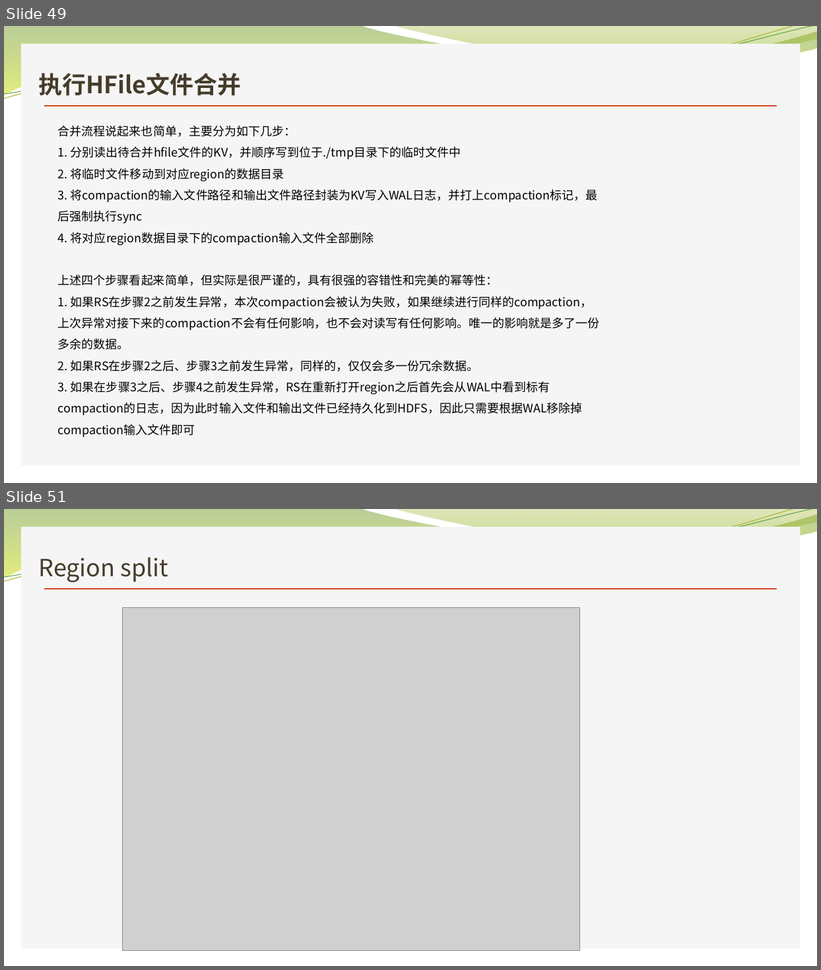
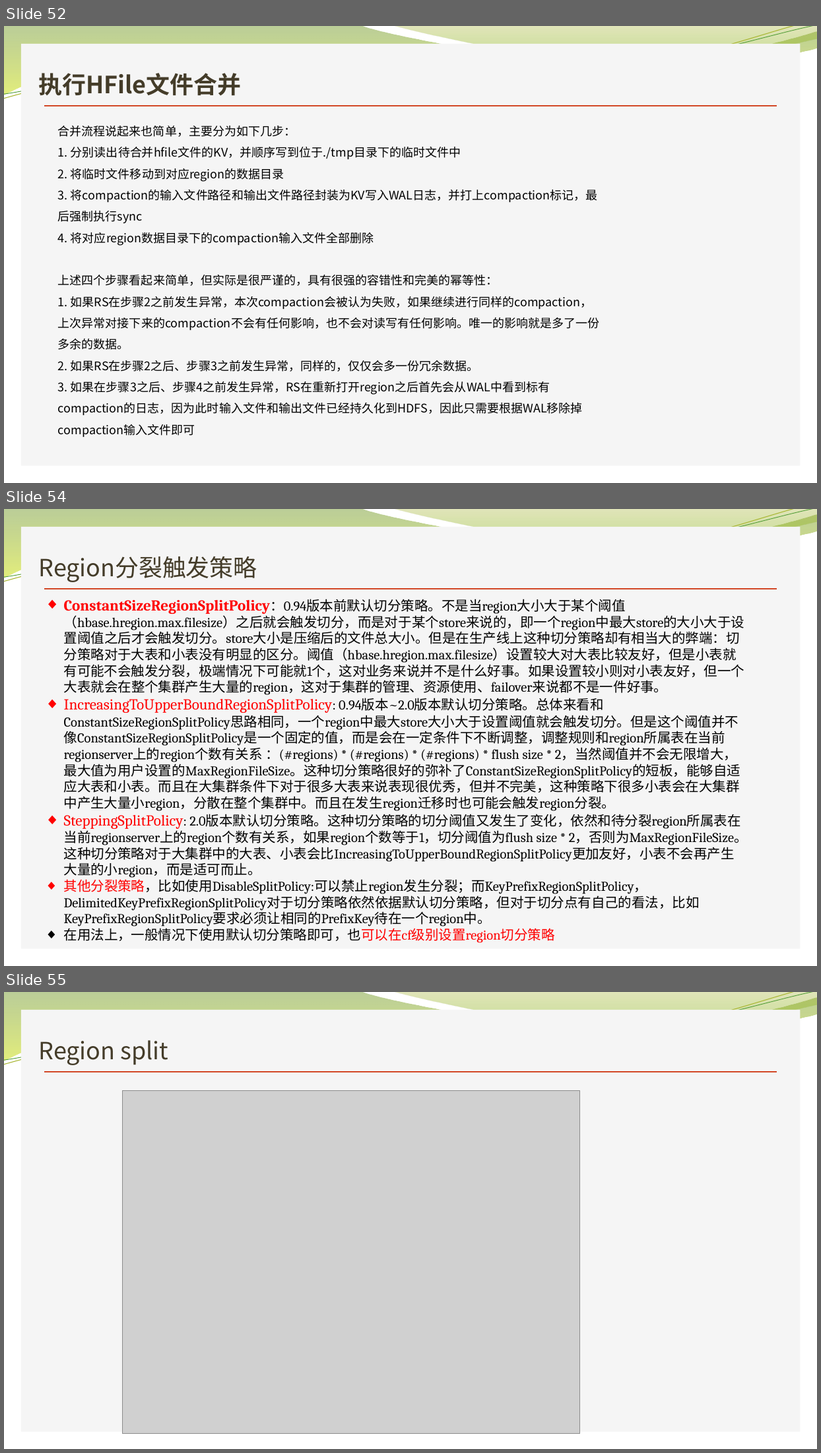
Before and after one commit to Zhangwusheng/Zhangwusheng.github.io, a slide deck: _posts/HBASE基本原理介绍副本2.pptx. Shown one above the other, each under a label of ours: slides 49 and 51 before the commit, slides 52, 54 and 55 after it; the slides between them are not shown. The pictures are 821x970 and 821x1453 pixels, drawn with LibreOffice and Linux fonts; fonts in the diff are those of the drawing; grey boxes stand for pictures; background and template pictures are left out. Boxes give left, top, right and bottom in pixels: in the first picture for what was removed or moved away, otherwise in the second. Text is boxed around its words. In the diff, an @@ line names an element or a change of style, - is before the commit and + after.

```diff
--- a/_posts/HBASE基本原理介绍副本2.pptx
+++ b/_posts/HBASE基本原理介绍副本2.pptx
@@ slide 54 added at [4,509,817,966], background picture (left out); not listed: 6 template elements that a slide beside it also shows @@
@@ title added at [39,556,257,582], 28 pt, text #443C29 @@
+Region分裂触发策略
@@ text added at [64,599,748,943], 16 pt, text #000000 @@
+◆ ConstantSizeRegionSplitPolicy：0.94版本前默认切分策略。不是当region大小大于某个阈值（hbase.hregion.max.filesize）之后就会触发切分，而是对于某个store来说的，即一个region中最大store的大小大于设置阈值之后才会触发切分。store大小是压缩后的文件总大小。但是在生产线上这种切分策略却有相当大的弊端：切分策略对于大表和小表没有明显的区分。阈值（hbase.hregion.max.filesize）设置较大对大表比较友好，但是小表就有可能不会触发分裂，极端情况下可能就1个，这对业务来说并不是什么好事。如果设置较小则对小表友好，但一个大表就会在整个集群产生大量的region，这对于集群的管理、资源使用、failover来说都不是一件好事。
+◆ IncreasingToUpperBoundRegionSplitPolicy: 0.94版本~2.0版本默认切分策略。总体来看和ConstantSizeRegionSplitPolicy思路相同，一个region中最大store大小大于设置阈值就会触发切分。但是这个阈值并不像ConstantSizeRegionSplitPolicy是一个固定的值，而是会在一定条件下不断调整，调整规则和region所属表在当前regionserver上的region个数有关系 ：(#regions) * (#regions) * (#regions) * flush size * 2，当然阈值并不会无限增大，最大值为用户设置的MaxRegionFileSize。这种切分策略很好的弥补了ConstantSizeRegionSplitPolicy的短板，能够自适应大表和小表。而且在大集群条件下对于很多大表来说表现很优秀，但并不完美，这种策略下很多小表会在大集群中产生大量小region，分散在整个集群中。而且在发生region迁移时也可能会触发region分裂。
+◆ SteppingSplitPolicy: 2.0版本默认切分策略。这种切分策略的切分阈值又发生了变化，依然和待分裂region所属表在当前regionserver上的region个数有关系，如果region个数等于1，切分阈值为flush size * 2，否则为MaxRegionFileSize。这种切分策略对于大集群中的大表、小表会比IncreasingToUpperBoundRegionSplitPolicy更加友好，小表不会再产生大量的小region，而是适可而止。
+◆ 其他分裂策略，比如使用DisableSplitPolicy:可以禁止region发生分裂；而KeyPrefixRegionSplitPolicy，DelimitedKeyPrefixRegionSplitPolicy对于切分策略依然依据默认切分策略，但对于切分点有自己的看法，比如KeyPrefixRegionSplitPolicy要求必须让相同的PrefixKey待在一个region中。
+◆ 在用法上，一般情况下使用默认切分策略即可，也可以在cf级别设置region切分策略
@@ what was slide 49 is now slide 52 @@
@@ what was slide 51 is now slide 55 @@
```
Also in this commit, not shown: 6 slides changed, 5 other slides added, 2 slides removed, 1 other file.
